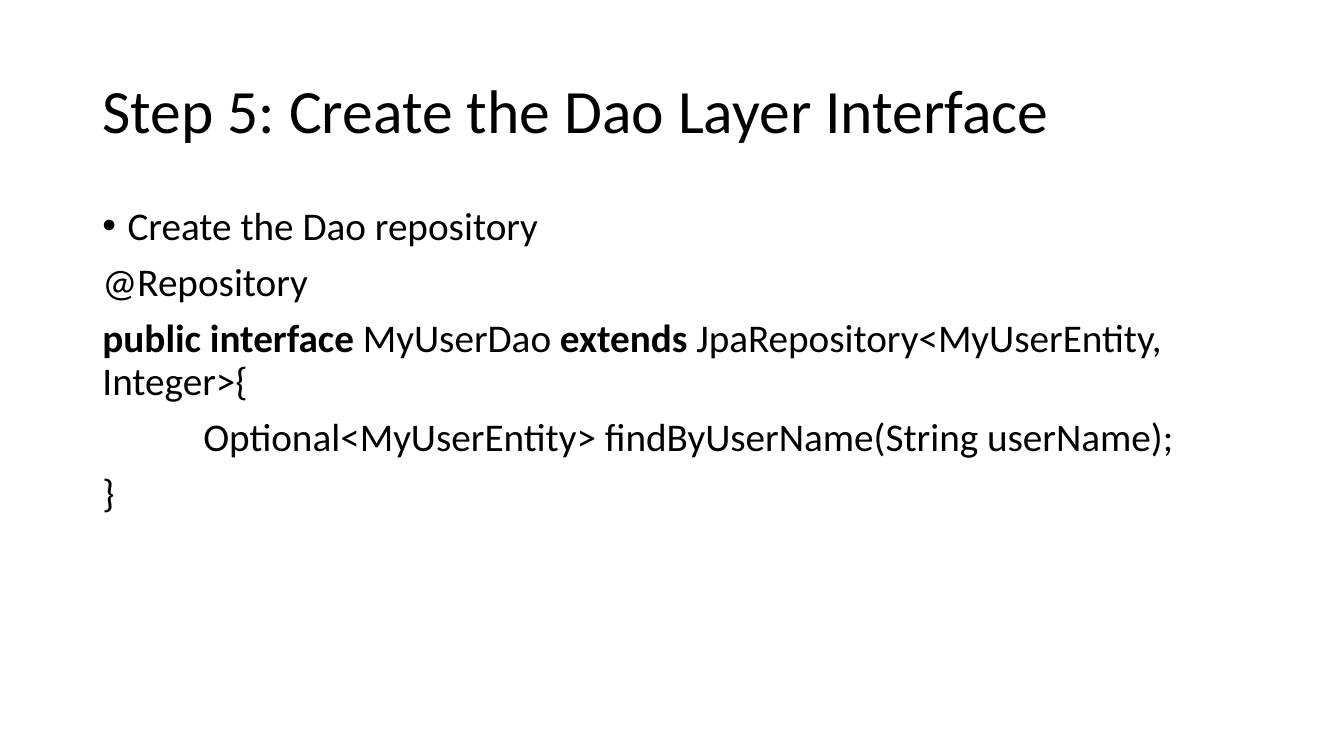
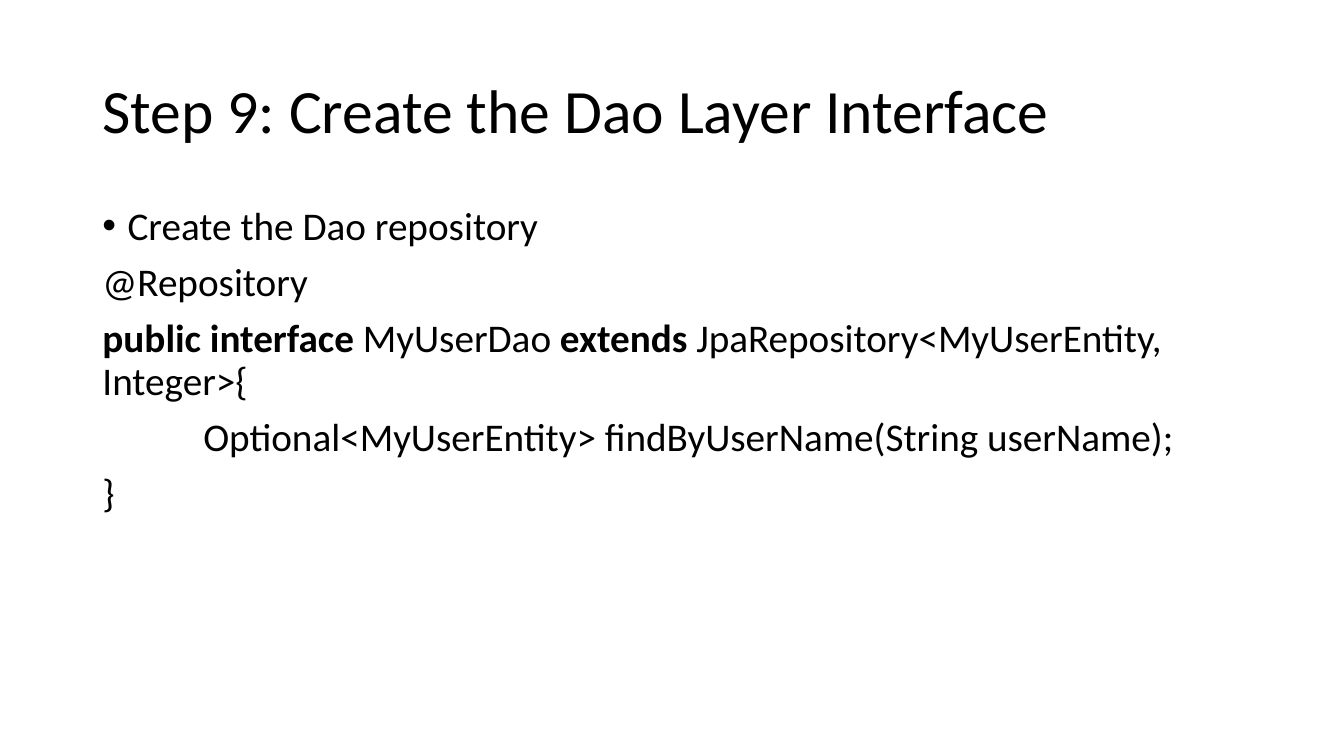
Before and after one commit to august-2026-training/PPTs, a slide deck: slide 11 of 3. Spring_Security_7_Securing_Rest_Endpoints.pptx (slide 6 before the commit). Drawn at 1344x756 pixels with LibreOffice and Linux fonts; fonts in the diff are those of the drawing. Boxes give left, top, right and bottom in pixels: in the first picture for what was removed or moved away, otherwise in the second. Text is boxed around its words. In the diff, an @@ line names an element or a change of style, - is before the commit and + after.

```diff
--- a/3. Spring_Security_7_Securing_Rest_Endpoints.pptx
+++ b/3. Spring_Security_7_Securing_Rest_Endpoints.pptx
@@ title at [102,90,1048,143]: text changed @@
-Step 5: Create the Dao Layer Interface
+Step 9: Create the Dao Layer Interface
```
Also in this commit, not shown: 8 other slides changed, 5 slides added.
